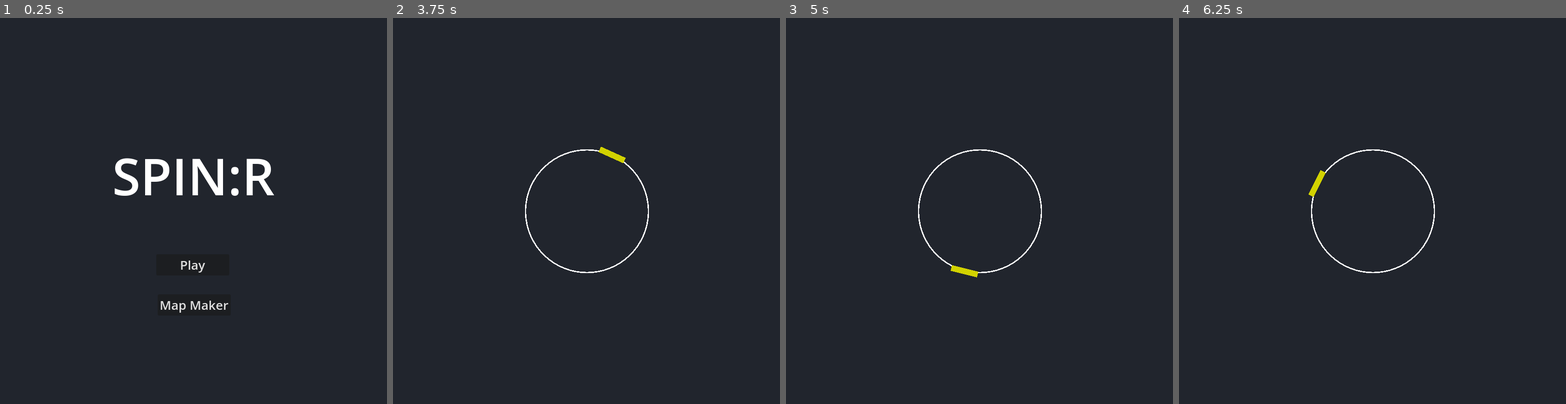
Above: before the commit, frames 1-4 (left to right).
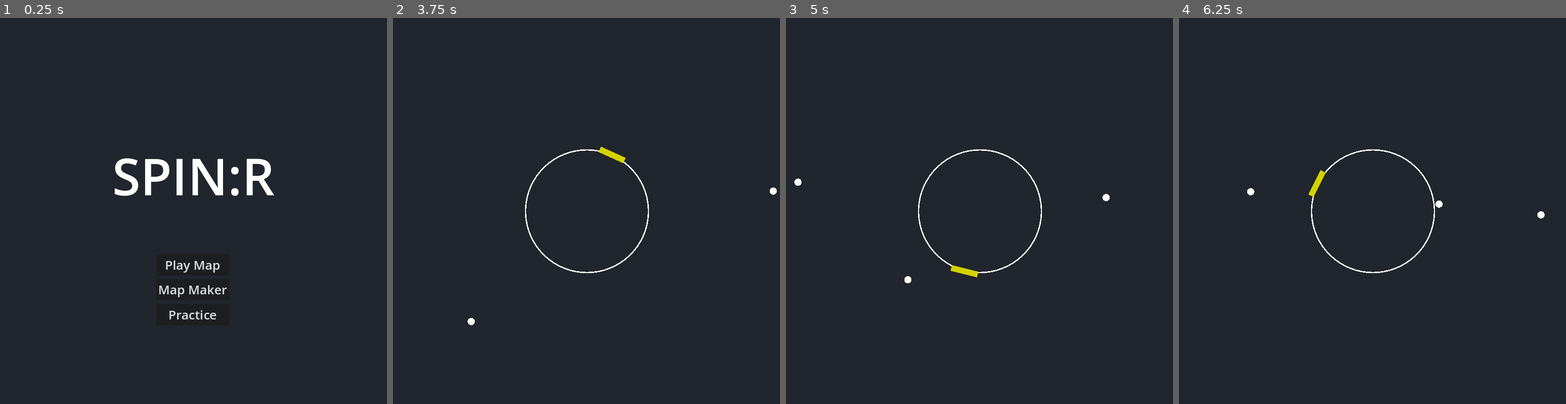
Above: after the commit, the same moments.

Repository: Swivet-Effect/SpinR
Game: Godot game, scene res://Prefabs/MainMenu.tscn
The game is run twice, just before and just after one commit, with the same random seed, the same clock (stepped at 60 frames per second) and the same inputs. Sound files missing from this copy of the repository are replaced by a short silence.
Inputs (mouse positions are in pixels of both pictures, inside the frame that each line leads up to):
- Up to frame 1 (0.25 s): no input
- Up to frame 2 (3.75 s): click (586, 315) at 0.5 s, where only the run after the commit has a clickable "Practice"; click (671, 214) at 1.25 s, where only the run before the commit has a clickable "Continue"; tap Enter at 2 s; move the mouse to (671, 191) at 2.02 s; hold Right (ui_right) 2.03-2.78 s; tap Space (ui_select) at 2.27, 3.02 s; move the mouse to (509, 230) at 2.77 s; hold Down (ui_down) 2.78-3.53 s; move the mouse to (625, 126) at 3.52 s; hold Right (ui_right) from 3.53 s (still down)
- Up to frame 3 (5 s): move the mouse to (960, 288) at 4.27 s; release Right (ui_right) at 4.28 s; hold Up (ui_up) from 4.28 s (still down); tap Space (ui_select) at 4.52 s
- Up to frame 4 (6.25 s): move the mouse to (1488, 268) at 5.02 s; release Up (ui_up) at 5.03 s; hold Left (ui_left) from 5.03 s (still down); tap Space (ui_select) at 5.27, 6.02 s; move the mouse to (1256, 153) at 5.77 s

The runs differ from the first frame. In frame 1, 0.7% of the frame differs, in the area x 41-59%, y 62-79%; in frame 2, less than 0.1%; in frame 3, less than 0.1%; in frame 4, less than 0.1%.

Commit message:
Added Practice mode

Diff:
--- a/Prefabs/MainMenu.tscn
+++ b/Prefabs/MainMenu.tscn
@@ -27,15 +27,24 @@
 offset_right = 474.0
 offset_bottom = 533.0
 theme_override_font_sizes/font_size = 26
-text = "Play"
+text = "Play Map"
 
 [node name="MapMakerButton" type="Button" parent="CanvasLayer"]
-offset_left = 326.0
-offset_top = 572.0
-offset_right = 477.0
-offset_bottom = 616.0
+offset_left = 323.0
+offset_top = 540.0
+offset_right = 474.0
+offset_bottom = 584.0
 theme_override_font_sizes/font_size = 26
 text = "Map Maker"
 
+[node name="PracticeButton" type="Button" parent="CanvasLayer"]
+offset_left = 323.0
+offset_top = 592.0
+offset_right = 474.0
+offset_bottom = 636.0
+theme_override_font_sizes/font_size = 26
+text = "Practice"
+
 [connection signal="pressed" from="CanvasLayer/MapsButton" to="." method="_on_debug_button_pressed"]
 [connection signal="pressed" from="CanvasLayer/MapMakerButton" to="." method="_on_map_maker_button_pressed"]
+[connection signal="pressed" from="CanvasLayer/PracticeButton" to="." method="_on_practice_button_pressed"]
--- /dev/null
+++ b/Prefabs/PracticeFirer.tscn
@@ -0,0 +1,11 @@
+[gd_scene load_steps=2 format=3 uid="uid://qtc5q6kwpmp4"]
+
+[ext_resource type="Script" uid="uid://bym0dfomvlvhy" path="res://Scripts/PracticeFirer.gd" id="1_kcvox"]
+
+[node name="Practice Firer" type="Node2D"]
+script = ExtResource("1_kcvox")
+
+[node name="Reload Timer" type="Timer" parent="."]
+wait_time = 0.1
+
+[connection signal="timeout" from="Reload Timer" to="." method="_on_reload_timer_timeout"]
--- a/Prefabs/PracticeMode.tscn
+++ b/Prefabs/PracticeMode.tscn
@@ -1,3 +1,17 @@
-[gd_scene format=3 uid="uid://gkgrwjq4mis8"]
+[gd_scene load_steps=4 format=3 uid="uid://gkgrwjq4mis8"]
+
+[ext_resource type="PackedScene" uid="uid://c31tul7x5job1" path="res://Prefabs/Ring.tscn" id="1_hrx06"]
+[ext_resource type="Script" uid="uid://csrp547fu5ao8" path="res://Scripts/PracticeModeRunner.gd" id="2_lutck"]
+[ext_resource type="PackedScene" uid="uid://qtc5q6kwpmp4" path="res://Prefabs/PracticeFirer.tscn" id="2_sv0mf"]
 
 [node name="Practice Mode" type="Node2D"]
+
+[node name="Ring" parent="." instance=ExtResource("1_hrx06")]
+
+[node name="Camera2D" type="Camera2D" parent="."]
+
+[node name="Screen Center" type="Marker2D" parent="."]
+script = ExtResource("2_lutck")
+
+[node name="Practice Firer" parent="Screen Center" instance=ExtResource("2_sv0mf")]
+position = Vector2(0, 600)
--- a/Scripts/MainMenu.gd
+++ b/Scripts/MainMenu.gd
@@ -3,6 +3,8 @@
 func _on_debug_button_pressed():
 	get_tree().change_scene_to_file("res://Prefabs/MapSelectionScreen.tscn")
 
-
 func _on_map_maker_button_pressed():
 	get_tree().change_scene_to_file("res://Prefabs/MapNamer.tscn")
+
+func _on_practice_button_pressed() -> void:
+	get_tree().change_scene_to_file("res://Prefabs/PracticeMode.tscn")
--- /dev/null
+++ b/Scripts/PracticeFirer.gd
@@ -0,0 +1,23 @@
+extends Node2D
+
+@onready var pointer = $".."
+@onready var reload_timer = $"Reload Timer"
+@onready var main = get_tree().get_root()
+@onready var projectile = load("res://Prefabs/Orb.tscn")
+var rng = RandomNumberGenerator.new()
+
+func fire():
+	look_at(pointer.global_position)
+	var doFire = rng.randi_range(0,10)
+
+	if doFire == 0:
+		var instance = projectile.instantiate()
+		instance.dir = global_rotation
+		instance.spawnPos = global_position
+		instance.spawnRot = rotation
+		main.add_child.call_deferred(instance)
+
+	reload_timer.start()
+
+func _on_reload_timer_timeout() -> void:
+	pointer.move()
--- /dev/null
+++ b/Scripts/PracticeModeRunner.gd
@@ -0,0 +1,13 @@
+extends Marker2D
+
+@onready var firer = $"Practice Firer"
+var rng = RandomNumberGenerator.new()
+
+func move():
+	rotation_degrees = rng.randf_range(0,360)
+	firer.fire()
+
+func _ready():
+	Global.speed = 100
+	Global.reset = false
+	move()
Not shown, added: Scripts/PracticeFirer.gd.uid
Not shown, added: Scripts/PracticeModeRunner.gd.uid
